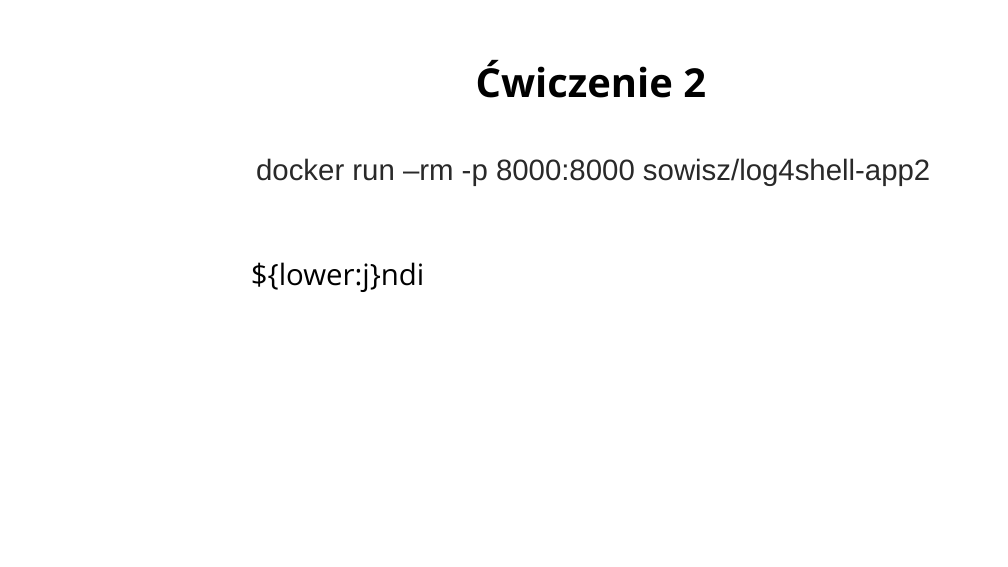
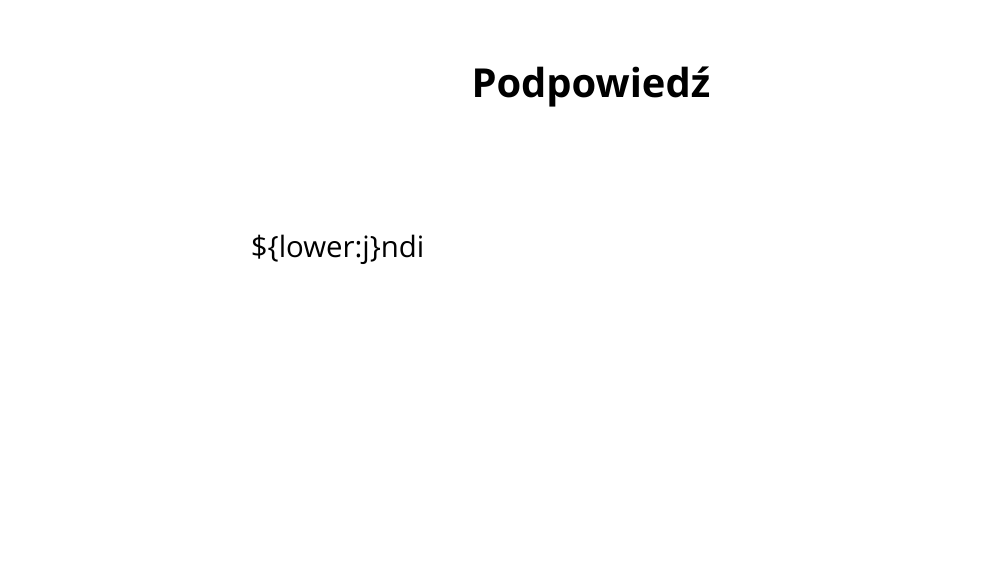
Before and after one commit to sowa-gregory/log4shell, a slide deck: slide 17 of log4shell_admindays.pptx. Drawn at 1008x567 pixels with LibreOffice and Linux fonts; fonts in the diff are those of the drawing; background and template pictures are left out. Boxes give left, top, right and bottom in pixels: in the first picture for what was removed or moved away, otherwise in the second. Text is boxed around its words. In the diff, an @@ line names an element or a change of style, - is before the commit and + after.

```diff
--- a/log4shell_admindays.pptx
+++ b/log4shell_admindays.pptx
@@ title at (x1=472, y1=66, x2=711, y2=107): text changed @@
-Ćwiczenie 2
+Podpowiedź
@@ text at (x1=256, y1=158, x2=930, y2=186): paragraph removed @@
-docker run –rm -p 8000:8000 sowisz/log4shell-app2
```
Also in this commit, not shown: 1 other slide changed, 1 other file.
